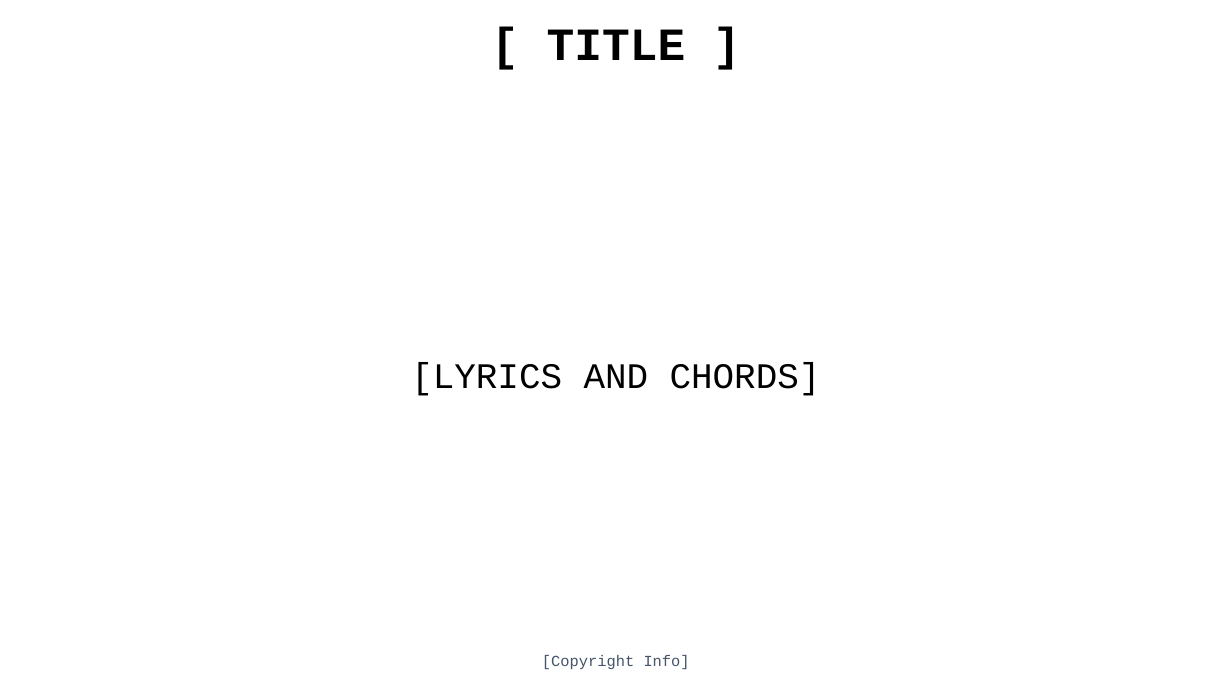
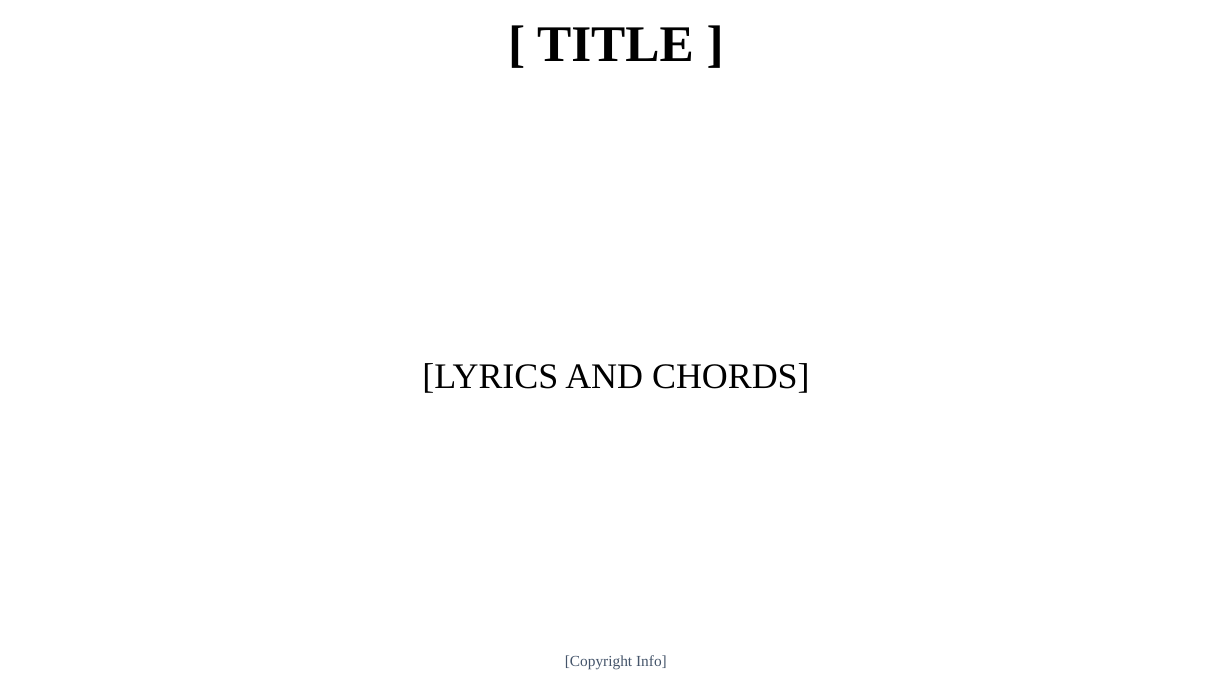
Before and after one commit to Gideonlau1967/LyricSlide-Pro, a slide deck: slide 1 of Song Template 1.pptx. Drawn at 1232x693 pixels with LibreOffice and Linux fonts; fonts in the diff are those of the drawing; background and template pictures are left out. Boxes give left, top, right and bottom in pixels: in the first picture for what was removed or moved away, otherwise in the second. Text is boxed around its words. In the diff, an @@ line names an element or a change of style, - is before the commit and + after.

```diff
--- a/Song Template 1.pptx
+++ b/Song Template 1.pptx
@@ title "[ TITLE ]" at [537,27,694,61]: size 36 to 40 pt, font Courier New to Times New Roman @@
@@ text "[LYRICS AND CHORDS]" at [422,363,810,393]: font Courier New to Times New Roman @@
@@ text "[Copyright Info]" at [565,655,667,670]: font Courier New to Times New Roman @@
```
Also in this commit, not shown: 3 other files.
